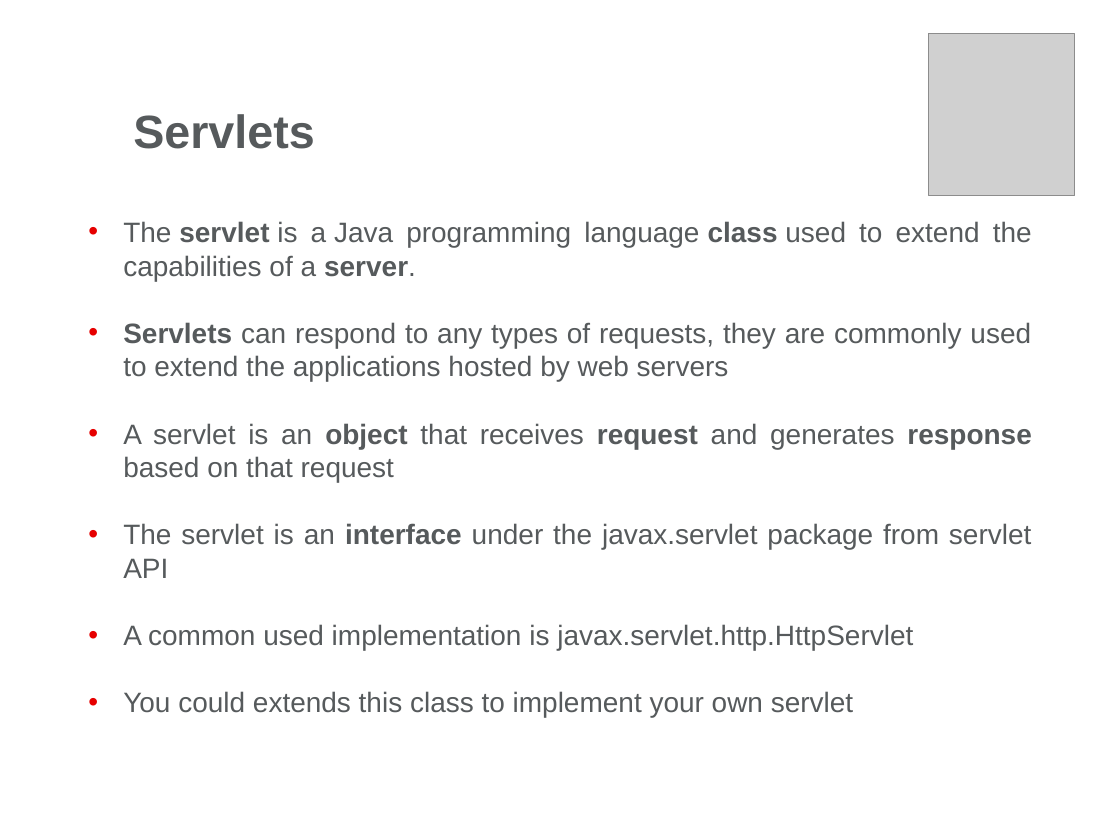
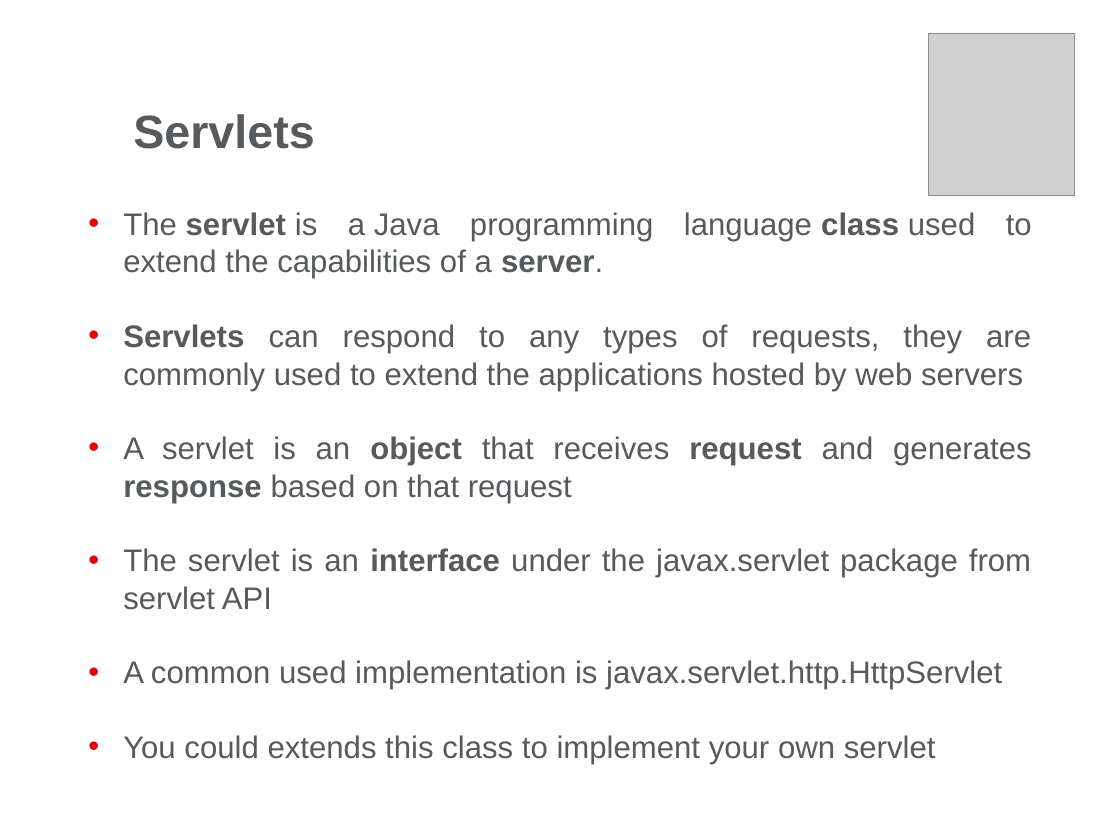
Before and after one commit to andreiapostol/JavaDocs, a slide deck: slide 30 of Servlets/Day1/Docs/Web Presentation-Part1.pptx. Drawn at 1120x840 pixels with LibreOffice and Linux fonts; fonts in the diff are those of the drawing; grey boxes stand for pictures; background and template pictures are left out. Boxes give left, top, right and bottom in pixels: in the first picture for what was removed or moved away, otherwise in the second. Text is boxed around its words. In the diff, an @@ line names an element or a change of style, - is before the commit and + after.

```diff
--- a/Servlets/Day1/Docs/Web Presentation-Part1.pptx
+++ b/Servlets/Day1/Docs/Web Presentation-Part1.pptx
@@ text "The servlet is a Java ...": place and size @@
-text "The servlet is a Java ..." at bbox=[123, 221, 1032, 717]
+text "The servlet is a Java ..." at bbox=[123, 212, 1032, 764]
@@ text "The servlet is a Java ..." at bbox=[123, 212, 1032, 764]: size 18 to 20 pt @@
```
Also in this commit, not shown: 15 other slides changed, 18 other files.
